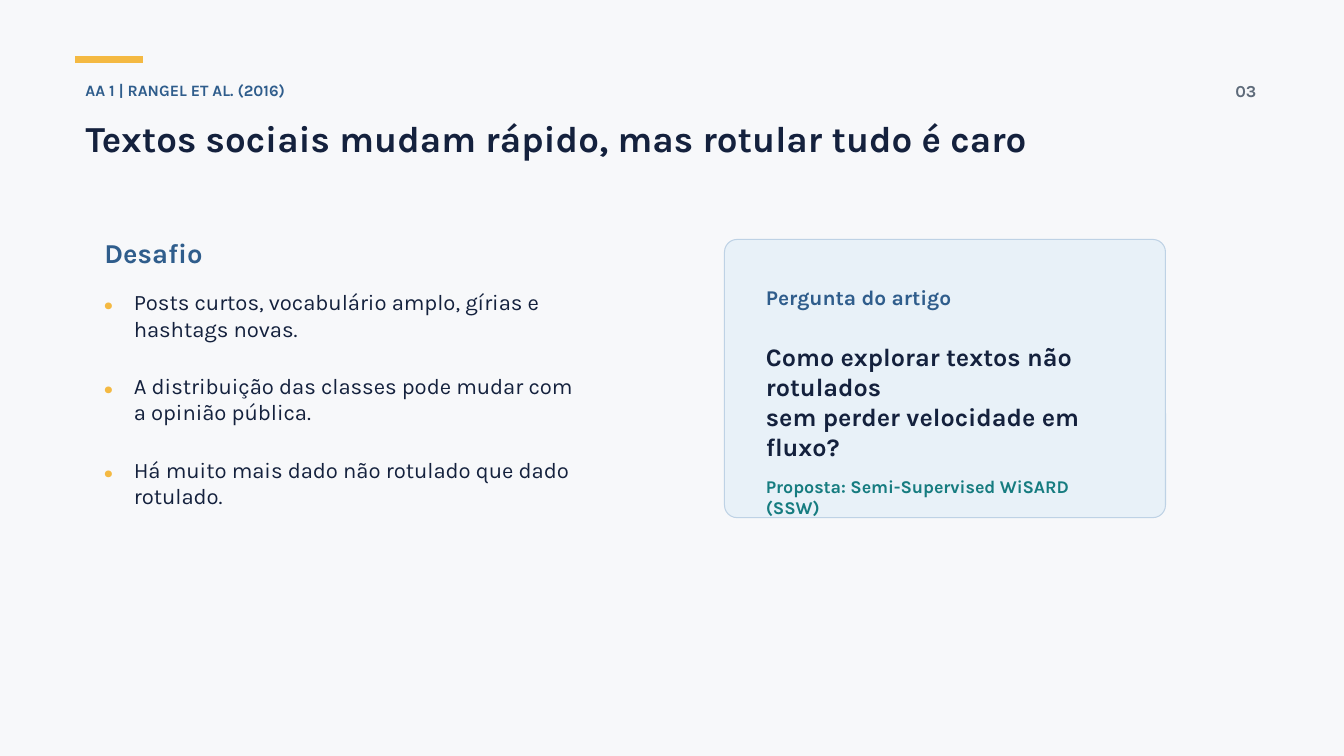
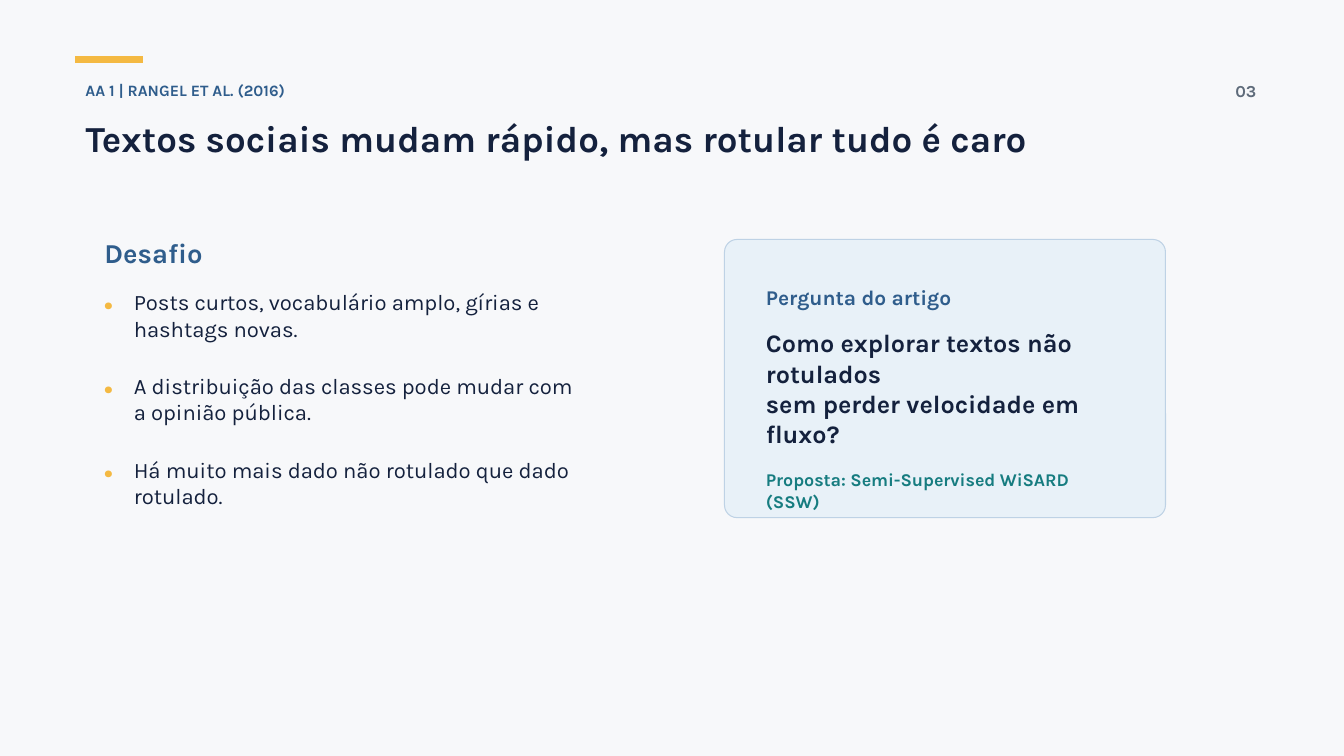
Before and after one commit to 0rakul0/NT_PF, a slide deck: slide 4 of output/apresentacao_wisard_aa_at.pptx (slide 3 before the commit). Drawn at 1344x756 pixels with LibreOffice and Linux fonts; fonts in the diff are those of the drawing. Boxes give left, top, right and bottom in pixels: in the first picture for what was removed or moved away, otherwise in the second. Text is boxed around its words. In the diff, an @@ line names an element or a change of style, - is before the commit and + after.

```diff
--- a/output/apresentacao_wisard_aa_at.pptx
+++ b/output/apresentacao_wisard_aa_at.pptx
@@ text "Como explorar textos não rotulados" moved from (x1=766, y1=348, x2=1079, y2=457) to (x1=766, y1=334, x2=1079, y2=444) @@
@@ text "Proposta: Semi-Supervised WiSARD (SSW)" moved from (x1=766, y1=480, x2=1069, y2=518) to (x1=766, y1=473, x2=1069, y2=510) @@
```
Also in this commit, not shown: 2 other slides changed, 1 slide added, 1 other file.
